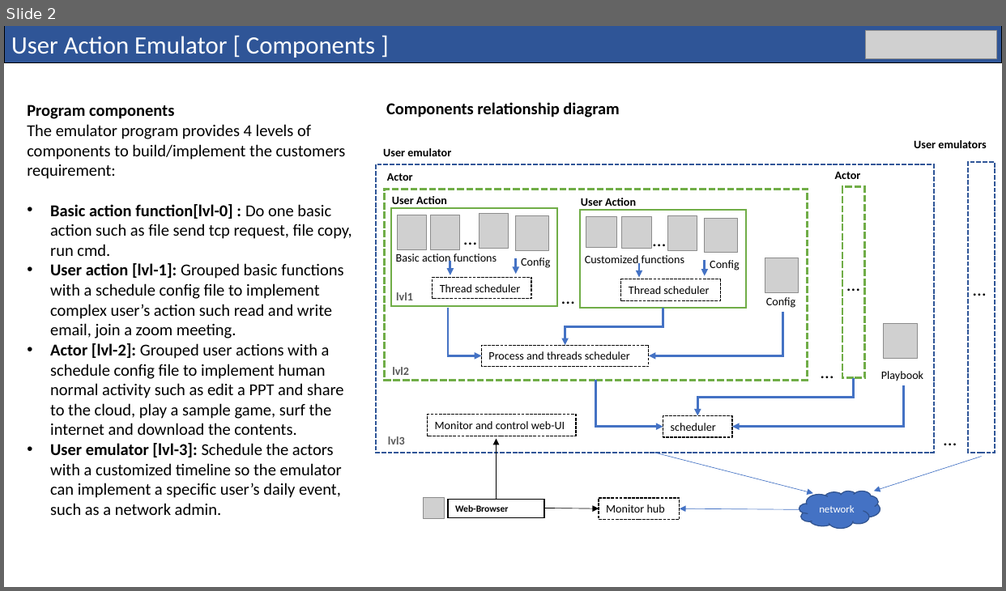
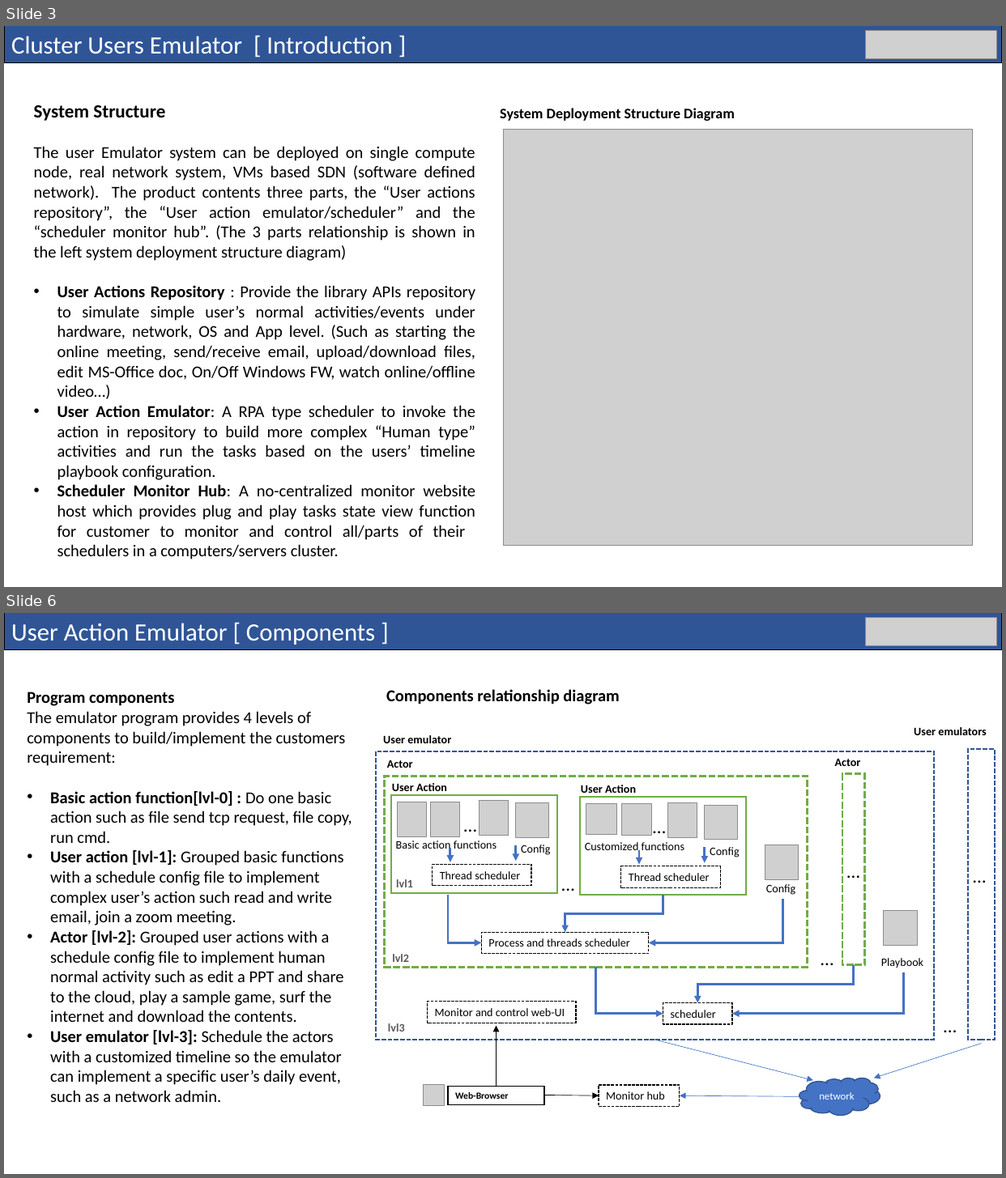
Before and after one commit to LiuYuancheng/Cluster_User_Emulation_System, a slide deck: doc/User_Action_Emulator_Design_Doc.pptx. Shown one above the other, each under a label of ours: slide 2 before the commit, slides 3 and 6 after it; the slides between them are not shown. The pictures are 1006x591 and 1006x1178 pixels, drawn with LibreOffice and Linux fonts; fonts in the diff are those of the drawing; grey boxes stand for pictures; background and template pictures are left out. Boxes give left, top, right and bottom in pixels: in the first picture for what was removed or moved away, otherwise in the second. Text is boxed around its words. In the diff, an @@ line names an element or a change of style, - is before the commit and + after.

Commit message:
update the introduction document.

```diff
--- a/doc/User_Action_Emulator_Design_Doc.pptx
+++ b/doc/User_Action_Emulator_Design_Doc.pptx
@@ slide 3 added at (4,26,1002,587), background #FFFFFF @@
@@ rectangle added at (4,26,1002,62), fill #2F5597, outline #000000 0.75 pt, 24 pt, text #FFFFFF @@
+Cluster Users Emulator [ Introduction ]
@@ picture added at (866,31,997,59) @@
@@ text added at (34,105,475,560), 16 pt, text #000000 @@
+System Structure
+The user Emulator system can be deployed on single compute node, real network system, VMs based SDN (software defined network). The product contents three parts, the “User actions repository”, the “User action emulator/scheduler” and the “scheduler monitor hub”. (The 3 parts relationship is shown in the left system deployment structure diagram)
+• User Actions Repository : Provide the library APIs repository to simulate simple user’s normal activities/events under hardware, network, OS and App level. (Such as starting the online meeting, send/receive email, upload/download files, edit MS-Office doc, On/Off Windows FW, watch online/offline video…)
+• User Action Emulator: A RPA type scheduler to invoke the action in repository to build more complex “Human type” activities and run the tasks based on the users’ timeline playbook configuration.
+• Scheduler Monitor Hub: A no-centralized monitor website host which provides plug and play tasks state view function for customer to monitor and control all/parts of their schedulers in a computers/servers cluster.
@@ text added at (500,108,735,121), 14 pt, text #000000, bold @@
+System Deployment Structure Diagram
@@ picture added at (503,130,973,545) @@
@@ what was slide 2 is now slide 6 @@
```
Also in this commit, not shown: 4 other slides added, 1 slide removed, 1 other file.
